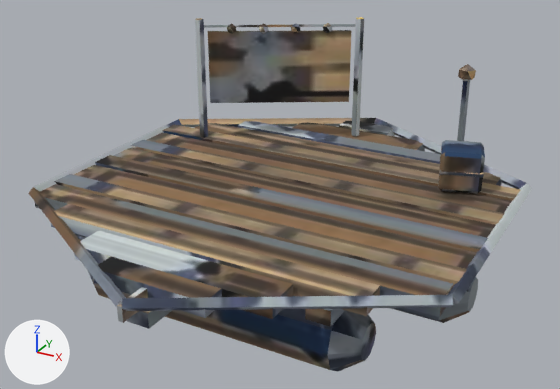
The glTF model client/public/city/raft-b-age20.glb as it was, and as the next commit left it.
Rendered twice from a camera (50 mm lens) standing at (1.247, -2.28, 1.481) and looking at (0.013, -0.035, 0.359). Every picture has the same lights, and +X, +Y and +Z are marked at lower left. The first picture is the older version. Where no turn or scale is listed for an object, it has been applied to the vertices. Vertices at exactly the same position are counted once.

Names of what the first picture shows: 'raft-b-age20'.
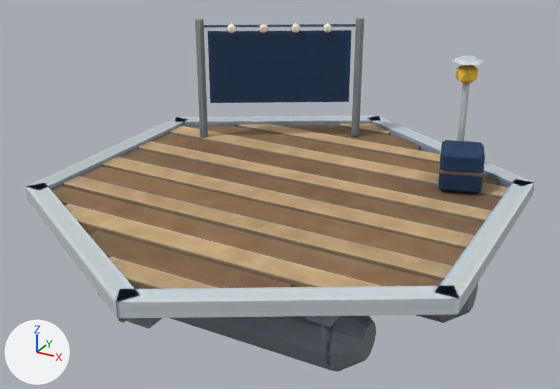
Where the newer file only moved an object's origin or applied its transform, the numbers keep the older frame.

Changed parts and their boxes [x1, y1, x2, y2] in the pictures (560 x 389 px; the box of a moved part takes in the faces that stretch with it):
'raft-b-age20', reshaped
    before: [28, 17, 532, 371]
    after: [26, 17, 535, 371]
part 1 of me_raft_b_age20, added
    after: [452, 55, 485, 65]
part 2 of me_raft_b_age20, rebuilt
    before: [28, 118, 532, 311]
    after: [26, 116, 535, 318]
part 3 of me_raft_b_age20, moved or reshaped
    before: [458, 64, 476, 82]
    after: [456, 65, 478, 84]
part 4 of me_raft_b_age20, surface changed
    before: [35, 17, 520, 371]
    after: [51, 17, 509, 371]

Diff of the bpy script that builds the scene:
```diff
--- a/client/public/city/raft-b-age20.glb.py
+++ b/client/public/city/raft-b-age20.glb.py
@@ me_raft_b_age20 @@
 # used by ob_raft_b_age20; location = (0.0, 0.0, 0.443)
-me_raft_b_age20.from_pydata(...)  # 460 vertices, 862 faces; spans x -0.8..0.8, y -0.91..0.91, z -0.43..0.43
+me_raft_b_age20.from_pydata(...)  # 478 vertices, 891 faces; spans x -0.8..0.8, y -0.92..0.92, z -0.43..0.43
+# me_raft_b_age20 part 1: a new loose piece, a 6-sided cut cone along z (radius 0.06 at the low end, 0.03 at the high end) spanning x 0.458..0.562, y 0.41..0.53, z 0.351..0.367, in mat_baked (picture img_image_0)
+# me_raft_b_age20 part 2: the loose piece of 36 vertices spanning x -0.8..0.8, y -0.91..0.91, z -0.1..-0.06 is rebuilt with 36 vertices and now spans x -0.8..0.8, y -0.92..0.92, z -0.11..-0.06
+# me_raft_b_age20 part 3
+# 10 vertices are removed from x 0.48..0.54, y 0.44..0.5, z 0.27..0.34
+# 20 faces are deleted
+# 2 vertices move within x 0.54, y 0.45..0.49, z 0.29
+# 10 vertices are added at x 0.47..0.55, y 0.43..0.51, z 0.26..0.35
+# 20 new faces join them
+# me_raft_b_age20 part 4: 741 kept faces spanning x -0.77..0.77, y -0.91..0.84, z -0.43..0.43 get new texture (UV) coordinates
+# other edits to the shape of me_raft_b_age20 do not show in these pictures
 me_raft_b_age20.materials.append(mat_baked)
```
